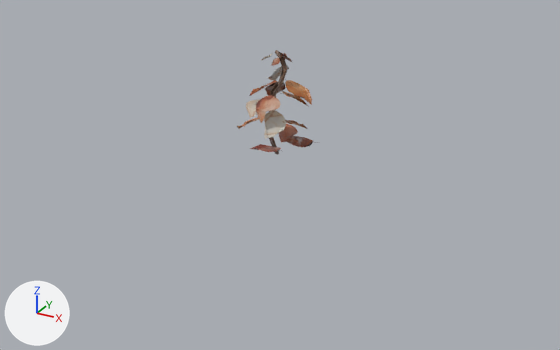
What one commit did to the Blender file Assets/Models/blend/dryplant.blend.
Both versions are drawn from a 50 mm lens placed at (1.414, -2.572, 1.124), pointed at (0.03, -0.056, -0.134). Lighting does not change. The marker at lower left points along +X, +Y and +Z.
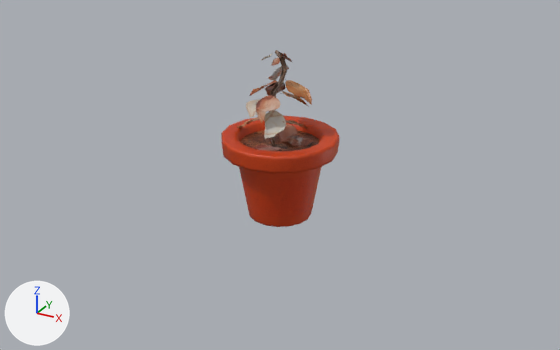
What differs and where, as boxes (x1, y1, x2, y2) in the pictures (560 x 350 px):
'Pot', shown (red): after (221, 116, 340, 227)
'Soil', shown (brown): after (240, 130, 320, 151)

What changed in the scene script:
```text
Change ob_pot:
    remove ob_pot.hide_set(True)
Change ob_soil:
    remove ob_soil.hide_set(True)  # its collection is switched off
```
